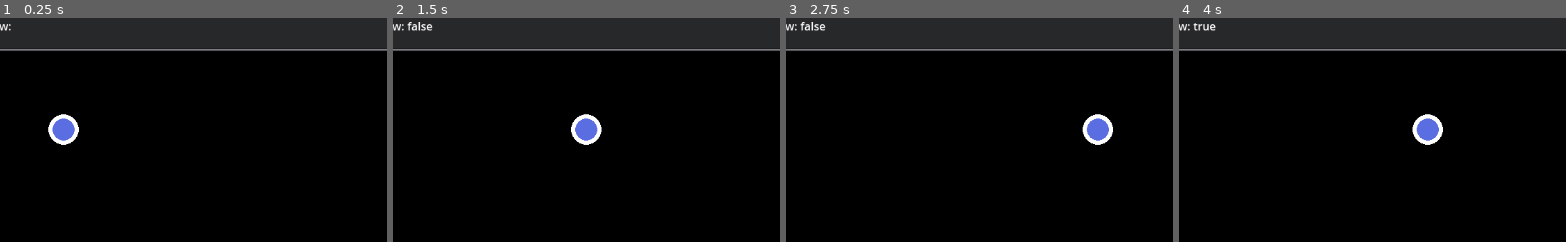
Above: before the commit, frames 1-4 (left to right).
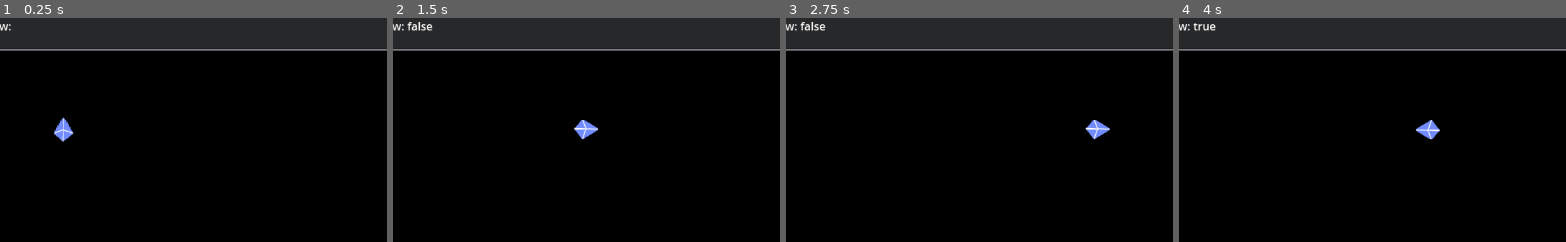
Above: after the commit, the same moments.

Repository: parkouralvoil/holoparry-fangamejam
Game: Godot game, scene res://levels/test_level.tscn
Same seed, same stepped clock (60 frames per second), same inputs: the game is played once before the commit and once after it.
Inputs:
- Up to frame 1 (0.25 s): no input
- Up to frame 2 (1.5 s): tap Enter at 0.5 s; hold D (move_right) 0.53-1.28 s; tap Space (beat_activate) at 0.6, 1.35 s; hold Down (combo_down) from 1.28 s (still down)
- Up to frame 3 (2.75 s): release Down (combo_down) at 2.03 s; hold D (move_right) from 2.03 s (still down); tap Space (beat_activate) at 2.1 s
- Up to frame 4 (4 s): release D (move_right) at 2.78 s; hold Up (combo_up) 2.78-3.53 s; tap Space (beat_activate) at 2.85, 3.6 s; hold A (move_left) from 3.53 s (still down)
The pictures show only the part of the screen within x 10-60%, y 0-50%; the shares and areas given below are measured in that part.

The runs differ from the first frame. In frame 1, 0.8% of the frame differs, in the area x 12-21%, y 42-57%; in frame 2, 0.8%; in frame 3, 0.8%, in the area x 76-85%, y 42-57%; in frame 4, 0.8%.

Commit message:
feat: first attack, new sprites

Diff:
--- a/characters/character.gd
+++ b/characters/character.gd
@@ -14,6 +14,10 @@
 	set(val):
 		_player_combo = val
 		print_debug("hello")
+var _rotation_speed: float = TAU * 3 # TAU is a full circle, this is 2 full rotations per sec
+var _theta: float
+
+@onready var _Sprite: Sprite2D = $Sprite2D
 
 func _ready() -> void:
 	# this gets called at the start of the scene
@@ -55,7 +59,11 @@
 
 
 func _physics_process(delta: float) -> void:
-	velocity = _move_direction * _speed
+	velocity = _move_direction.normalized() * _speed
+	if _move_direction != Vector2.ZERO:
+		_theta = wrapf(atan2(_move_direction.y, _move_direction.x) - _Sprite.rotation + PI/2,
+				-PI, PI)
+		_Sprite.rotation += clamp(_rotation_speed * delta, 0, abs(_theta)) * sign(_theta)
 	move_and_slide()
 
 
@@ -83,5 +91,5 @@
 	_beat_window_active = active
 
 
-func _on_hit() -> void:
+func _on_hit(dmg: float) -> void:
 	print_debug("ouch i got hit")
--- a/characters/character_components/hitbox.tscn
+++ b/characters/character_components/hitbox.tscn
@@ -3,7 +3,7 @@
 [ext_resource type="Script" uid="uid://cqju2lpfay41s" path="res://characters/character_components/hitbox.gd" id="1_nt07a"]
 
 [sub_resource type="CircleShape2D" id="CircleShape2D_qqr4u"]
-radius = 21.0
+radius = 11.0
 
 [node name="Hitbox" type="Area2D"]
 collision_layer = 2
--- a/characters/character_tokino.tscn
+++ b/characters/character_tokino.tscn
@@ -1,12 +1,16 @@
-[gd_scene load_steps=6 format=3 uid="uid://cpp2y5j2rhpsx"]
+[gd_scene load_steps=7 format=3 uid="uid://cpp2y5j2rhpsx"]
 
 [ext_resource type="Script" uid="uid://o2t23wdgwtgl" path="res://characters/character.gd" id="1_b1u1o"]
-[ext_resource type="Texture2D" uid="uid://c1u578xhnpdbb" path="res://assets/sprites/player_temp.png" id="1_qqr4u"]
+[ext_resource type="Texture2D" uid="uid://bhyr5u6cn2u2" path="res://assets/sprites/holoparry_spritesheet.png" id="2_mxkve"]
 [ext_resource type="PackedScene" uid="uid://c667wgyiuyaog" path="res://characters/character_components/hitbox.tscn" id="3_ke030"]
 [ext_resource type="PackedScene" uid="uid://dlbp1coqi5mgi" path="res://skills/moveset_tokino.tscn" id="4_mxkve"]
 
+[sub_resource type="AtlasTexture" id="AtlasTexture_es64v"]
+atlas = ExtResource("2_mxkve")
+region = Rect2(32, 53, 29, 36)
+
 [sub_resource type="CircleShape2D" id="CircleShape2D_x25rp"]
-radius = 22.0
+radius = 16.0312
 
 [node name="CharacterTokino" type="CharacterBody2D" node_paths=PackedStringArray("_Moveset", "_Hitbox")]
 collision_layer = 0
@@ -15,7 +19,7 @@
 _Hitbox = NodePath("Hitbox")
 
 [node name="Sprite2D" type="Sprite2D" parent="."]
-texture = ExtResource("1_qqr4u")
+texture = SubResource("AtlasTexture_es64v")
 
 [node name="CollisionShape2D" type="CollisionShape2D" parent="."]
 shape = SubResource("CircleShape2D_x25rp")
--- /dev/null
+++ b/projectiles/projectile_star.gd
@@ -0,0 +1,23 @@
+extends Sprite2D
+
+@onready var _Hitbox: Area2D = $Hitbox
+
+var direction: Vector2 = Vector2.RIGHT
+var speed: float = 50
+
+
+func _ready() -> void:
+	_Hitbox.area_entered.connect(_on_area_entered)
+	_Hitbox.body_entered.connect(_on_body_entered)
+
+
+func _physics_process(delta: float) -> void:
+	position += direction.normalized() * speed * delta
+	rotation = direction.angle() + PI/2
+
+
+func _on_area_entered(area: Area2D) -> void:
+	queue_free()
+
+func _on_body_entered(body: Node2D) -> void:
+	queue_free()
--- /dev/null
+++ b/projectiles/projectile_star.tscn
@@ -0,0 +1,22 @@
+[gd_scene load_steps=5 format=3 uid="uid://4dqwmqw1wq16"]
+
+[ext_resource type="Texture2D" uid="uid://bhyr5u6cn2u2" path="res://assets/sprites/holoparry_spritesheet.png" id="1_225my"]
+[ext_resource type="Script" uid="uid://fewdbcnbkn2v" path="res://projectiles/projectile_star.gd" id="2_u0g87"]
+
+[sub_resource type="AtlasTexture" id="AtlasTexture_qqe28"]
+atlas = ExtResource("1_225my")
+region = Rect2(129, 105, 54, 52)
+
+[sub_resource type="CircleShape2D" id="CircleShape2D_fwgqv"]
+radius = 15.0
+
+[node name="ProjectileStar" type="Sprite2D"]
+self_modulate = Color(1, 1, 0.282353, 1)
+texture = SubResource("AtlasTexture_qqe28")
+script = ExtResource("2_u0g87")
+
+[node name="Hitbox" type="Area2D" parent="."]
+collision_layer = 4
+
+[node name="CollisionShape2D" type="CollisionShape2D" parent="Hitbox"]
+shape = SubResource("CircleShape2D_fwgqv")
--- a/skills/skill_star_melody.gd
+++ b/skills/skill_star_melody.gd
@@ -1 +1,13 @@
 extends BaseSkill
+
+@export var _ProjectilePacked: PackedScene
+
+func activate_skill() -> void:
+	_shoot(_ProjectilePacked, Vector2.RIGHT, self.global_position)
+
+
+func _shoot(projectile_packed: PackedScene, dir: Vector2, origin: Vector2) -> void:
+	var p := projectile_packed.instantiate()
+	p.direction = dir
+	p.global_position = origin
+	get_tree().root.add_child(p)
--- a/skills/skill_star_melody.tscn
+++ b/skills/skill_star_melody.tscn
@@ -1,9 +1,11 @@
-[gd_scene load_steps=2 format=3 uid="uid://cqycdhi2mbpr8"]
+[gd_scene load_steps=3 format=3 uid="uid://cqycdhi2mbpr8"]
 
 [ext_resource type="Script" uid="uid://dnhw6jf1o6drb" path="res://skills/skill_star_melody.gd" id="1_liq4a"]
+[ext_resource type="PackedScene" uid="uid://4dqwmqw1wq16" path="res://projectiles/projectile_star.tscn" id="2_g0s1c"]
 
 [node name="SkillStarMelody" type="Node2D"]
 script = ExtResource("1_liq4a")
+_ProjectilePacked = ExtResource("2_g0s1c")
 skill_name = "Star Melody"
 skill_cooldown = 1.0
 _combo = "101"
Binary file added: assets/sprites/holoparry_spritesheet.png
Not shown, added: assets/sprites/holoparry_spritesheet.png.import
Not shown, added: projectiles/projectile_star.gd.uid
